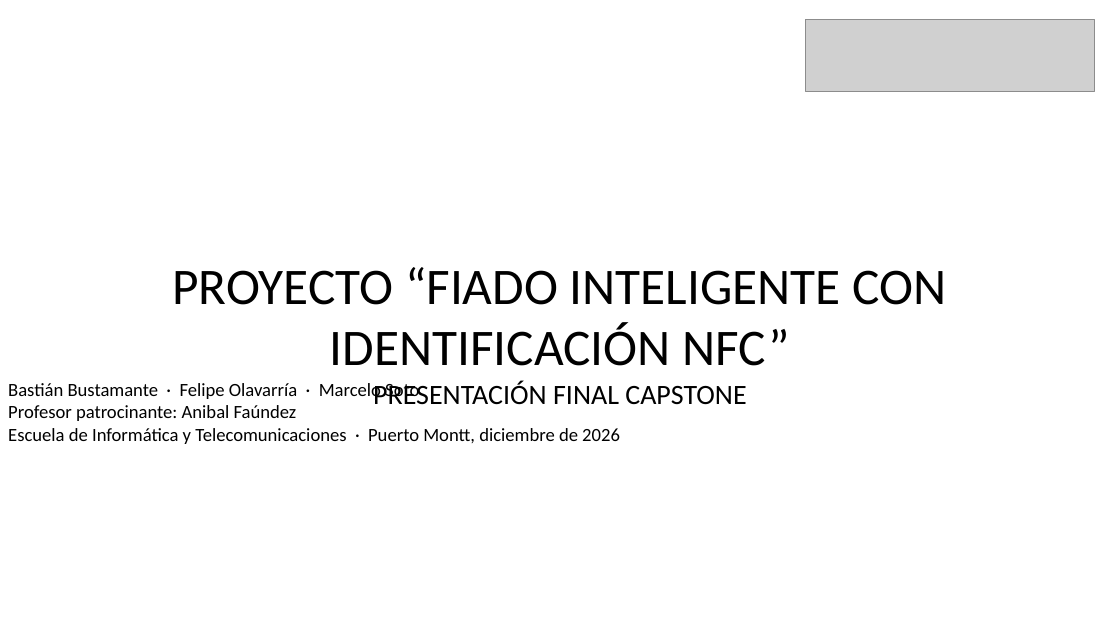
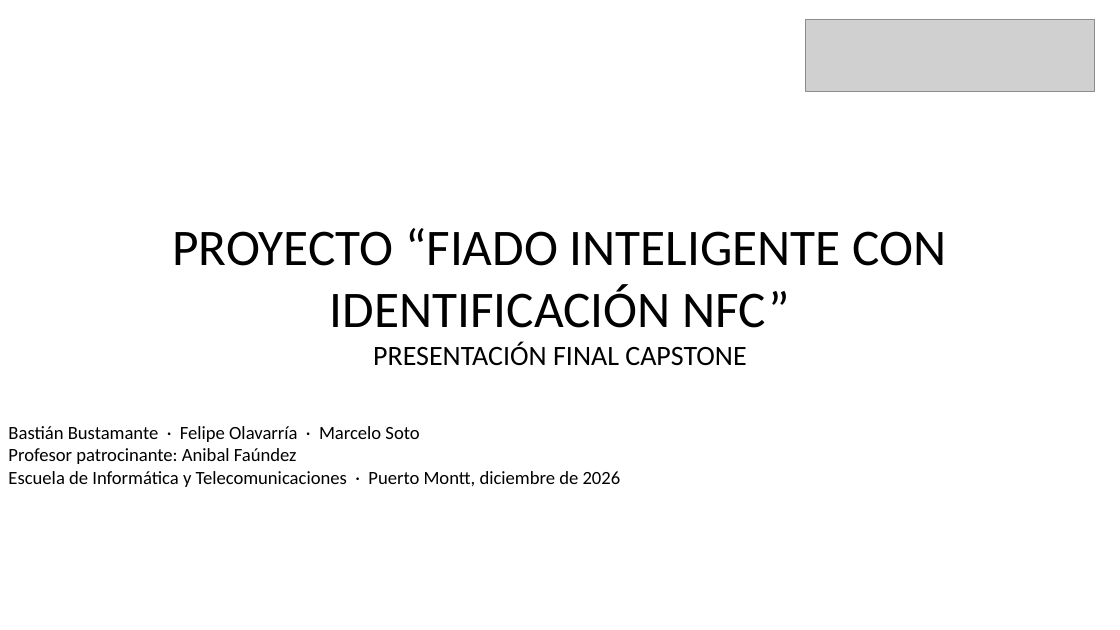
Before and after one commit to kallyfuu/Proyecto_Capstone, a slide deck: slide 1 of Gestion/Presentacion Final - Fiado NFC.pptx. Drawn at 1120x630 pixels with LibreOffice and Linux fonts; fonts in the diff are those of the drawing; grey boxes stand for pictures. Boxes give left, top, right and bottom in pixels: in the first picture for what was removed or moved away, otherwise in the second. Text is boxed around its words. In the diff, an @@ line names an element or a change of style, - is before the commit and + after.

```diff
--- a/Gestion/Presentacion Final - Fiado NFC.pptx
+++ b/Gestion/Presentacion Final - Fiado NFC.pptx
@@ text "PROYECTO “FIADO INTELIGENTE CON IDENTIFICACIÓN ..." moved from (x1=172, y1=267, x2=946, y2=405) to (x1=172, y1=228, x2=946, y2=366) @@
@@ text "Bastián Bustamante · Felipe Olavarría ..." moved from (x1=8, y1=383, x2=620, y2=444) to (x1=8, y1=426, x2=621, y2=487) @@
```
Also in this commit, not shown: 8 other slides changed.
